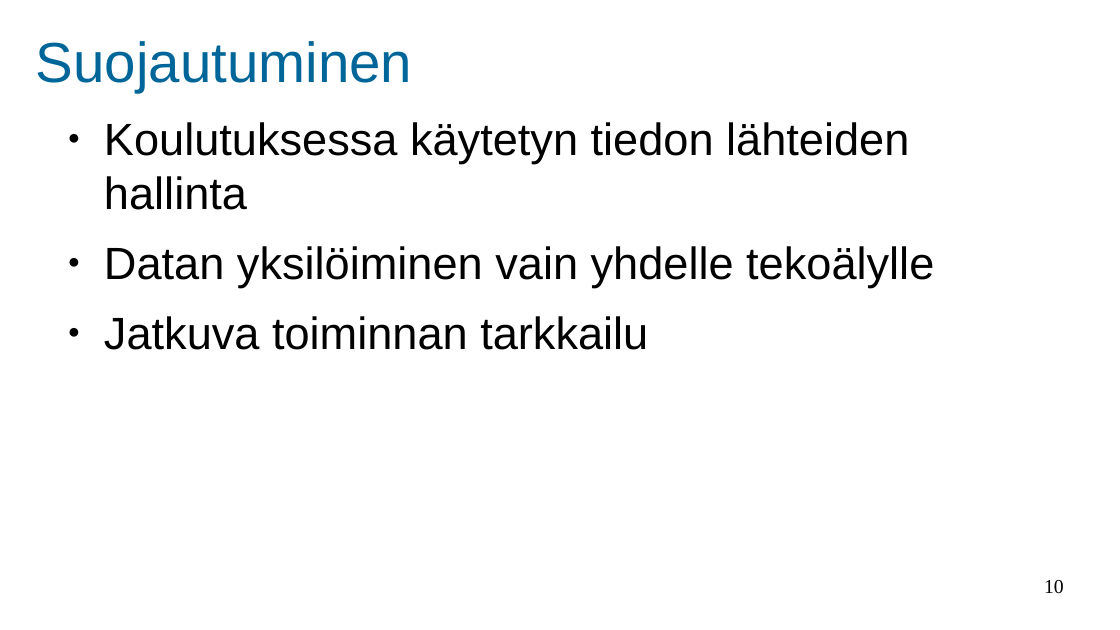
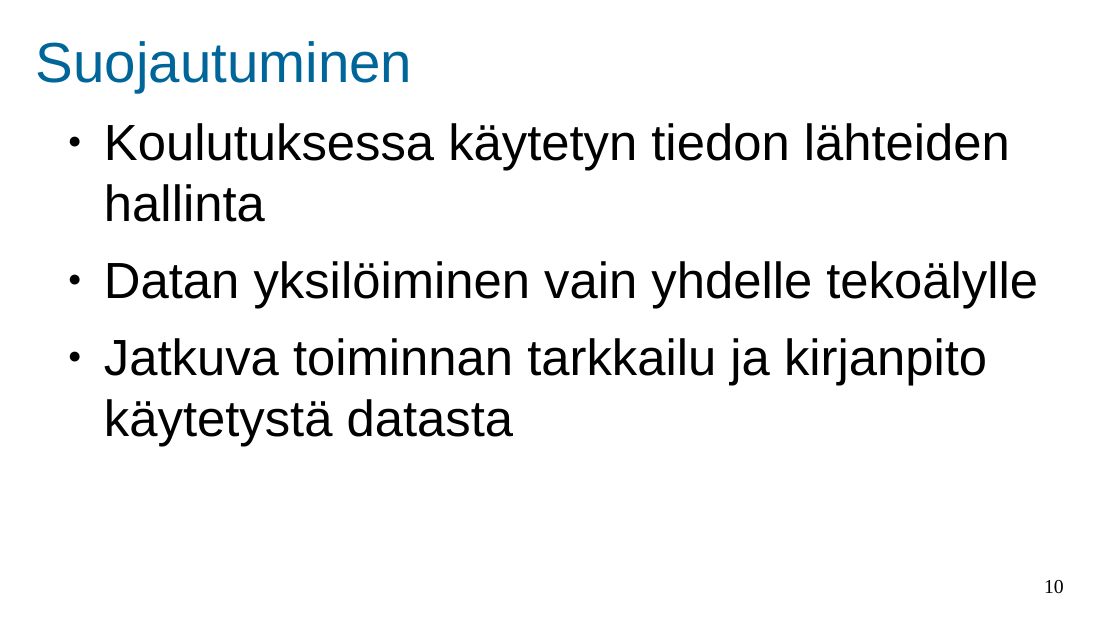
Before and after one commit to Akseli1236/AI-Poisoning, a slide deck: slide 10 of AI poisoning.odp. Drawn at 1120x630 pixels with LibreOffice and Linux fonts; fonts in the diff are those of the drawing; background and template pictures are left out. Boxes give left, top, right and bottom in pixels: in the first picture for what was removed or moved away, otherwise in the second. Text is boxed around its words. In the diff, an @@ line names an element or a change of style, - is before the commit and + after.

```diff
--- a/AI poisoning.odp
+++ b/AI poisoning.odp
@@ text at [104,123,1038,309]: size 32 to 36 pt in "Koulutuksessa käytetyn tiedon lähteiden hallinta", "Datan yksilöiminen vain yhdelle tekoälylle" @@
@@ text at [104,338,987,447]: text changed; size 32 to 36 pt @@
-● Jatkuva toiminnan tarkkailu
+● Jatkuva toiminnan tarkkailu ja kirjanpito käytetystä datasta
```
Also in this commit, not shown: 6 other slides changed.
